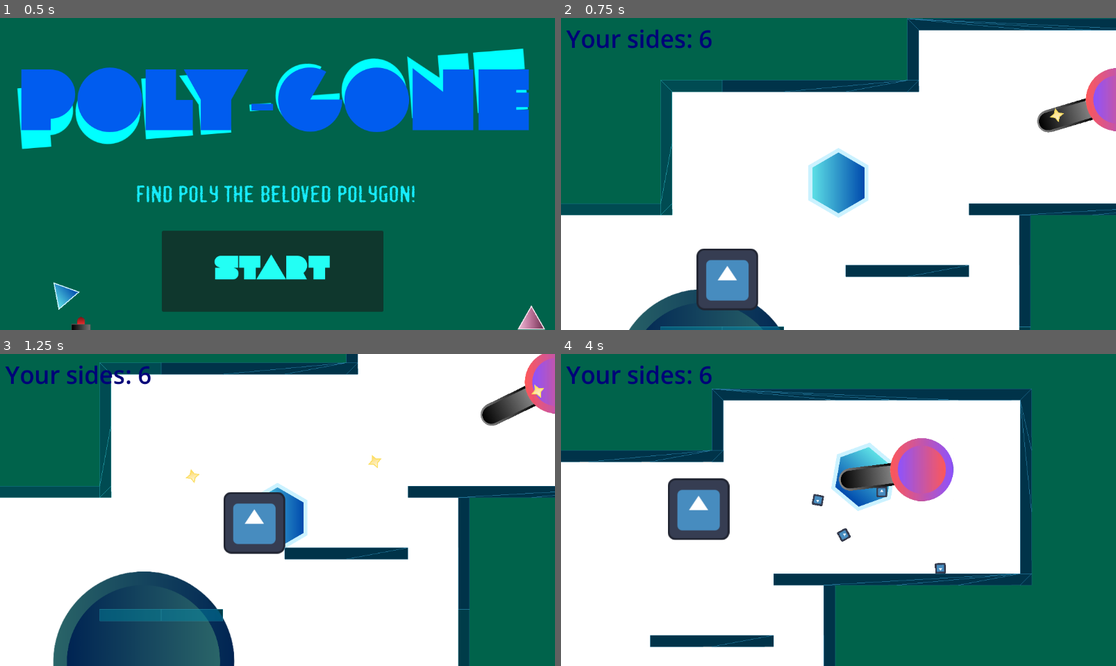
Above: before the commit, frames 1-4 (two rows, left to right).
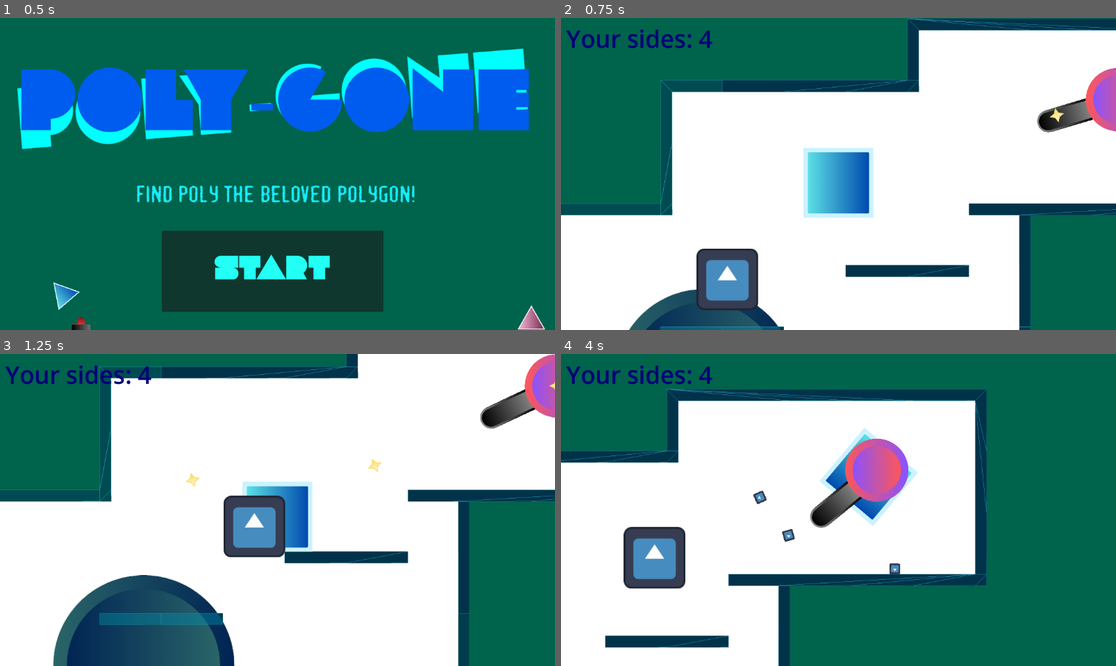
Above: after the commit, the same moments.

Repository: Eldragon126/Shapes
Game: Godot game, scene res://nodes/title_screen.tscn
Two runs of this game, one before a commit and one after it. Both use one fixed random seed, a clock stepped at 60 frames per second and the inputs below. The engine's default icon, where the game draws it, is replaced by a stand-in: a white triangle on a blue panel in a dark square.
Inputs (mouse positions are in pixels of both pictures, inside the frame that each line leads up to):
- Up to frame 1 (0.5 s): no input
- Up to frame 2 (0.75 s): click "Start" at 0.5 s
- Up to frame 3 (1.25 s): no input
- Up to frame 4 (4 s): move the mouse to (744, 478) at 1.27 s; hold Right (ui_right) 1.28-2.78 s; click (744, 478) at 1.35 s; tap Space (jump) at 1.52, 2.27, 3.77 s; tap Shift (ability_activate, bound only after the commit) at 1.55, 2.1, 3.05, 3.6 s; move the mouse to (760, 584) at 2.02 s; click (760, 584) at 2.3 s; move the mouse to (894, 441) at 2.77 s; hold Left (ui_left) 2.78-3.53 s; click (894, 441) at 2.85 s; move the mouse to (810, 572) at 3.52 s; hold Right (ui_right) from 3.53 s (still down); click (810, 572) at 3.8 s

Frame 1 is identical in both runs. In frame 2, 1.5% of the frame differs, in the area x 24-57%, y 3-65%; in frame 3, 6.7%; in frame 4, 22%, in the area x 0-85%, y 3-100%.

Commit message:
added square dash
functional 8 way dash. Might need to change it to 4 way because it is a square.

Diff:
--- a/nodes/main_map.tscn
+++ b/nodes/main_map.tscn
@@ -1,9 +1,10 @@
-[gd_scene load_steps=5 format=3 uid="uid://d4ijy1a5pi2r4"]
+[gd_scene load_steps=6 format=3 uid="uid://d4ijy1a5pi2r4"]
 
 [ext_resource type="Script" uid="uid://brbxev1anibql" path="res://scripts/map.gd" id="1_aioyi"]
 [ext_resource type="PackedScene" uid="uid://hfedesmkpl6q" path="res://nodes/player.tscn" id="2_fyi8m"]
 [ext_resource type="PackedScene" uid="uid://vxg7ttsey3xb" path="res://nodes/map_creator.tscn" id="3_oxncn"]
 [ext_resource type="PackedScene" uid="uid://dtkld6sdexyiu" path="res://nodes/enemy_triangle.tscn" id="4_od018"]
+[ext_resource type="PackedScene" uid="uid://d2dv7w1x3qsk0" path="res://nodes/Enemies/turret.tscn" id="5_fyi8m"]
 
 [node name="MainMap" type="Node2D"]
 script = ExtResource("1_aioyi")
@@ -17,3 +18,6 @@
 [node name="enemy_triangle" parent="." instance=ExtResource("4_od018")]
 z_index = 545
 position = Vector2(-220, 273)
+
+[node name="Turret" parent="." instance=ExtResource("5_fyi8m")]
+position = Vector2(76, -330)
--- a/nodes/player.tscn
+++ b/nodes/player.tscn
@@ -101,3 +101,9 @@
 theme_override_colors/font_color = Color(1.2032688e-06, 0, 0.47234696, 1)
 theme_override_font_sizes/font_size = 50
 text = "Your Current Sides"
+
+[node name="dash_downtime" type="Timer" parent="."]
+wait_time = 0.4
+autostart = true
+
+[connection signal="timeout" from="dash_downtime" to="." method="_on_dash_downtime_timeout"]
--- a/project.godot
+++ b/project.godot
@@ -50,6 +50,14 @@
 , Object(InputEventKey,"resource_local_to_scene":false,"resource_name":"","device":-1,"window_id":0,"alt_pressed":false …(183 unchanged characters)…
 ]
 }
+ui_up={
+"deadzone": 0.5,
+"events": [Object(InputEventKey,"resource_local_to_scene":false,"resource_name":"","device":0,"window_id":0,"alt_pressed":false,"shift_pressed":false,"ctrl_pressed":false,"meta_pressed":false,"pressed":false,"keycode":4194320,"physical_keycode":0,"key_label":0,"unicode":0,"location":0,"echo":false,"script":null)
+, Object(InputEventJoypadButton,"resource_local_to_scene":false,"resource_name":"","device":0,"button_index":11,"pressure":0.0,"pressed":false,"script":null)
+, Object(InputEventJoypadMotion,"resource_local_to_scene":false,"resource_name":"","device":0,"axis":1,"axis_value":-1.0,"script":null)
+, Object(InputEventKey,"resource_local_to_scene":false,"resource_name":"","device":-1,"window_id":0,"alt_pressed":false,"shift_pressed":false,"ctrl_pressed":false,"meta_pressed":false,"pressed":false,"keycode":0,"physical_keycode":87,"key_label":0,"unicode":119,"location":0,"echo":false,"script":null)
+]
+}
 ui_down={
 "deadzone": 0.5,
 "events": [Object(InputEventKey,"resource_local_to_scene":false,"resource_name":"","device":0,"window_id":0,"alt_presse …(194 unchanged characters)…
@@ -69,6 +77,12 @@
 ]
 }
 "<<<<<<<HEAD[rendering]environment/defaults/default_clear_color"=Color(0, 0.39029768, 0.2944654, 1)
+ability_activate={
+"deadzone": 0.2,
+"events": [Object(InputEventKey,"resource_local_to_scene":false,"resource_name":"","device":-1,"window_id":0,"alt_pressed":false,"shift_pressed":false,"ctrl_pressed":false,"meta_pressed":false,"pressed":false,"keycode":0,"physical_keycode":4194325,"key_label":0,"unicode":0,"location":0,"echo":false,"script":null)
+, Object(InputEventKey,"resource_local_to_scene":false,"resource_name":"","device":-1,"window_id":0,"alt_pressed":false,"shift_pressed":false,"ctrl_pressed":false,"meta_pressed":false,"pressed":false,"keycode":0,"physical_keycode":81,"key_label":0,"unicode":113,"location":0,"echo":false,"script":null)
+]
+}
 
 [rendering]
 
--- a/scripts/player.gd
+++ b/scripts/player.gd
@@ -1,6 +1,6 @@
 extends CharacterBody2D
 var max_sides: int = 7
-var current_sides: int = 6
+var current_sides: int = 4
 var speed = 400
 var acceleration = 80
 var slow_acceleration = 80
@@ -10,6 +10,8 @@
 var extra_jump = true
 var jump_count = 0
 var projectile_speed: float = 1000
+var dash_speed = 1000
+var can_dash
 @onready var lobber_projectile = preload("res://nodes/lobber_projectile.tscn")
 #lobber is so cool
 # Called when the node enters the scene tree for the first time.
@@ -71,6 +73,9 @@
 
 func handle_input() -> void:
 	var direction = Input.get_axis("ui_left", "ui_right")
+	var direction_y = Input.get_axis("ui_up", "ui_down")
+	var dir = Vector2(direction, direction_y)
+	dir = dir.normalized()
 	if Input.is_action_just_pressed("jump") and (is_on_floor() || extra_jump):
 		velocity.y = jump_speed
 		var tween = get_tree().create_tween()
@@ -87,9 +92,19 @@
 		velocity.x = move_toward(velocity.x,speed* direction, acceleration)
 	if is_on_floor():
 		if current_sides == 3: extra_jump = true
-		else: pass
+	if current_sides == 4 and Input.is_action_just_pressed("ability_activate") and can_dash:
+		if Input.is_action_pressed("ui_left") or Input.is_action_pressed("ui_right"):
+			velocity.x += direction * dash_speed
+		if Input.is_action_pressed("ui_up"):
+			velocity.y += direction_y * dash_speed
+		if Input.is_action_pressed("ui_down"):
+			velocity.y += direction_y * dash_speed
+		can_dash = false
+		$dash_downtime.start()
 
-#func handle_attack():
-#	if Input.is_action_just_pressed("attack"):
-#		var lobber_projectile_inst = lobber_projectile.instantiate()
-#		add_child(lobber_projectile_inst)
+
+func _on_dash_downtime_timeout() -> void:
+	if is_on_floor():
+		can_dash = true
+	else:
+		$dash_downtime.start()
